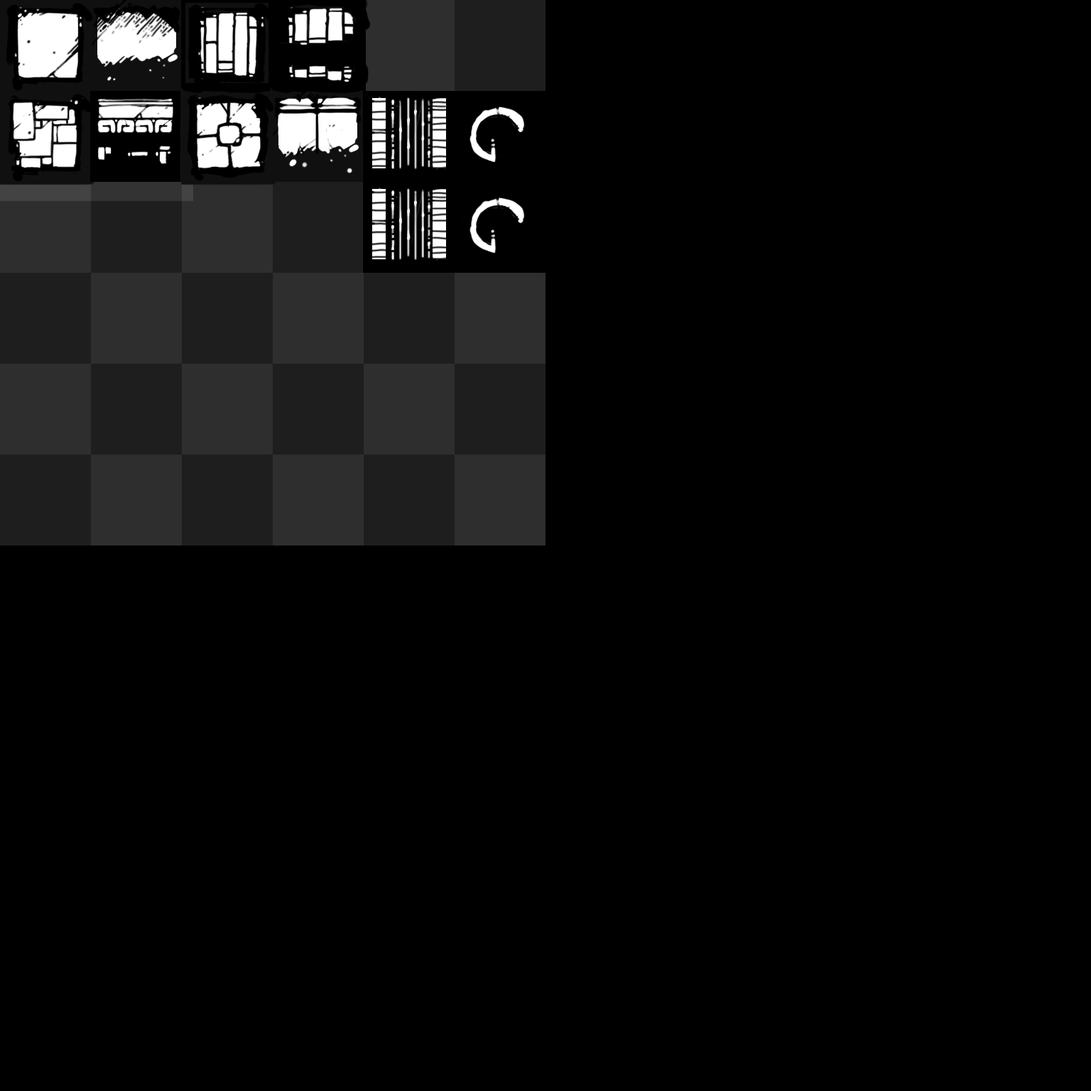
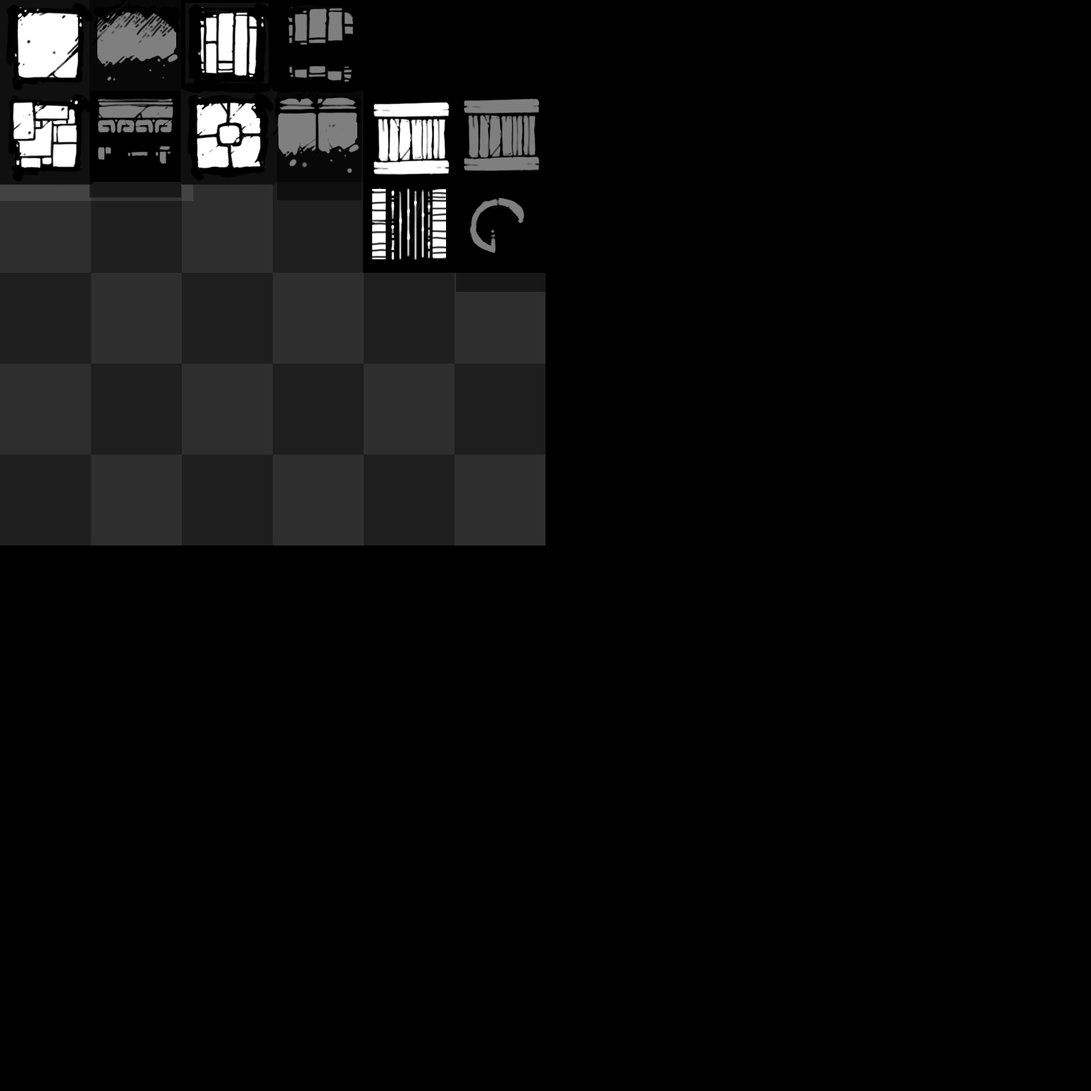
Layered file, before and after one edit (1091 x 1091). Changes by layer:
added layer "Shadow" (50%) above "Structure3" over [89,0,546,293]
added group "Structure3" with 2 layers above "Structure2" over [363,0,546,91]
added layer "Layer 24" in group "Structure3" over [368,3,543,85]
added layer "Layer 23" (1st of 2, in "Structure3") in group "Structure3" over [363,0,546,91]
added layer "Layer 23" (2nd of 2, in "Structure2") in group "Structure2" over [461,98,541,172]
painted on "Layer 22" (1st of 2, in "Structure2") over [372,95,538,177]
